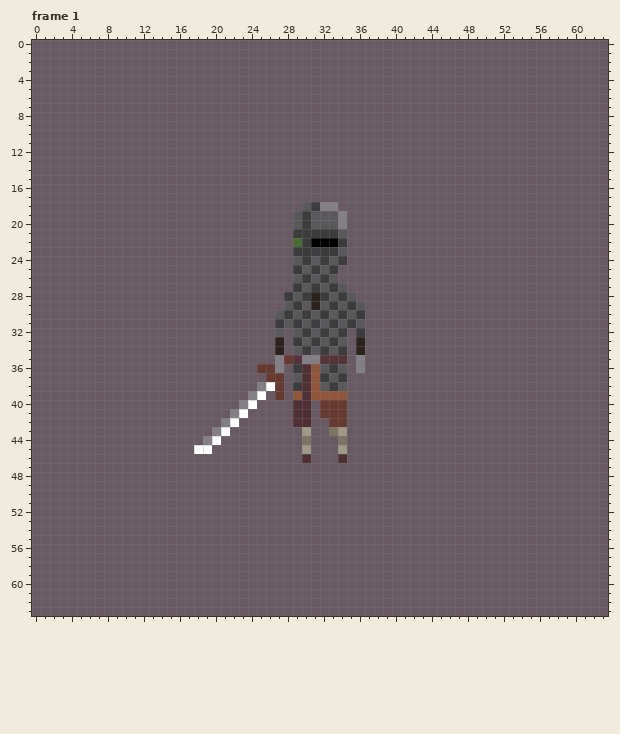
Pixel-art file, stored at assets/aseprite/human/human_death.ase. Above: the version before the commit.
64x64 pixels, 11 frames. Shown: frame 1. The commit also changed other frames, which this record leaves out.
Now the later version:
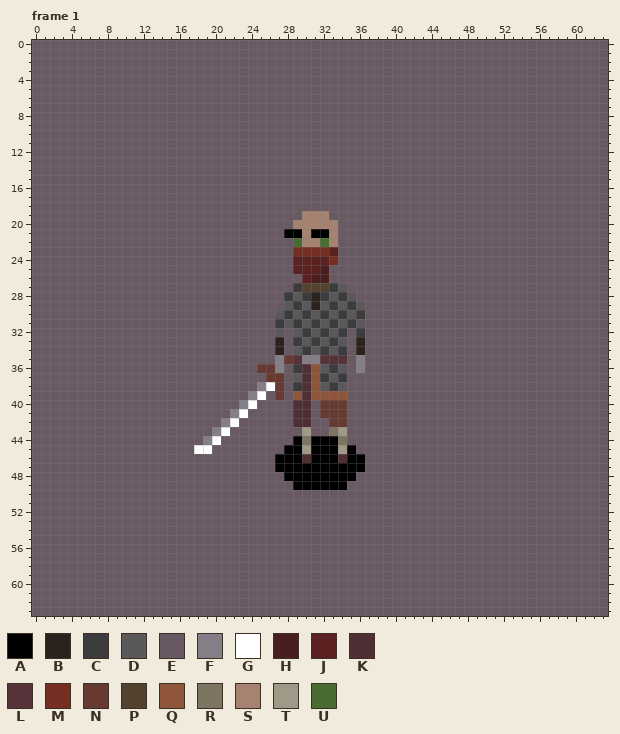
Palette (. is transparent): A #000000  B #2b211d  C #3c3b3d  D #5a585b  E #685963  F #847e87  G #ffffff  H #491e1e  J #5b2121  K #4e2f33  L #563239  M #752e21  N #663931  P #52422f  Q #8f563b  R #7d7562  S #a58370  T #a09988  U #4a6c32
Change:
layer "shadow" added
layer "head/facial_hair/facial_hair_1" now shown
layer "head/faces/face_1" now shown
layer "head/faces/face_2" now hidden
layer "head/hair/hair_0" now shown
layer "head/eyewear" now hidden
layer "head/headwear/viking_helm" now hidden
--- frame 1
@@ x 26..36 @@
 17 EEEEEEEEEEE
-18 EEEEDCFFEEE
-19 EEEDCDDDFEE
-20 EEEDCDDDFEE
-21 EEECCCCCDEE
-22 EEEUCAAACEE
-23 EEECCCCCDEE
-24 EEEDCDCDCEE
-25 EEECDCDCEEE
-26 EEEDCDCDEEE
-27 EEECDCDCDEE
+18 EEEEEEEEEEE
+19 EEEESSSEEEE
+20 EEESSSSSEEE
+21 EEAASAASEEE
+22 EEEUSSUSEEE
+23 EEEMMMMJEEE
+24 EEEJJJJMEEE
+25 EEEJJJHEEEE
+26 EEEEJHHEEEE
+27 EEECPPPCDEE
 28 EECDCBCDCDE
@@ x 25..38 @@
 43 EEEEETEERTEEEE
-44 EEEEEREEEREEEE
-45 EEEEETEEETEEEE
-46 EEEEEKEEEKEEEE
-47 EEEEEEEEEEEEEE
-48 EEEEEEEEEEEEEE
-49 EEEEEEEEEEEEEE
+44 EEEEARAAAREEEE
+45 EEEAATAAATAEEE
+46 EEAAAKAAAKAAEE
+47 EEAAAAAAAAAAEE
+48 EEEAAAAAAAAEEE
+49 EEEEAAAAAAEEEE
 50 EEEEEEEEEEEEEE
Boxes around the changes in both pictures, in picture pixels (x1, y1, x2, y2):
changed: (284, 202, 347, 292)
changed: (275, 436, 365, 490)
